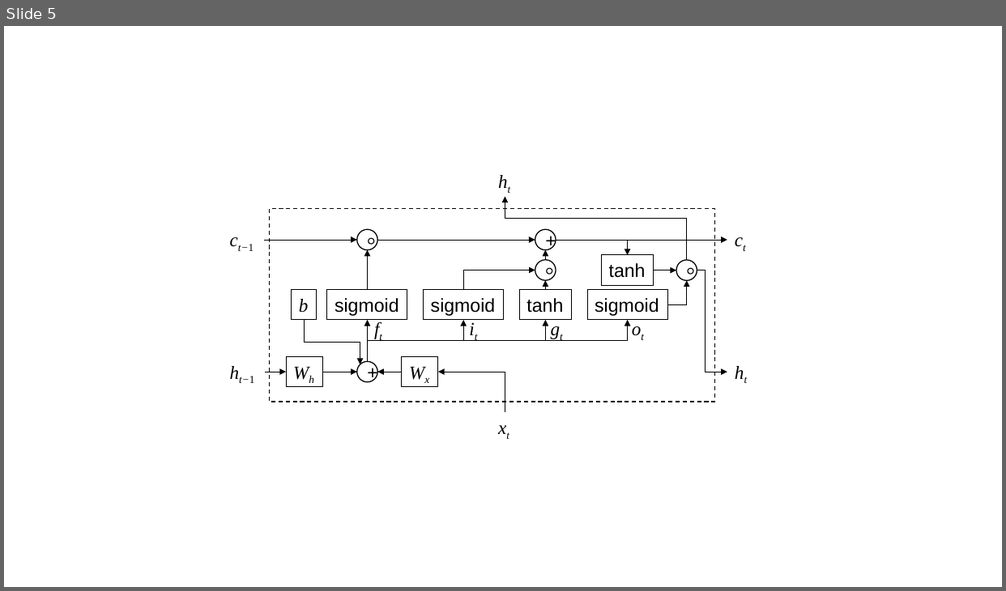
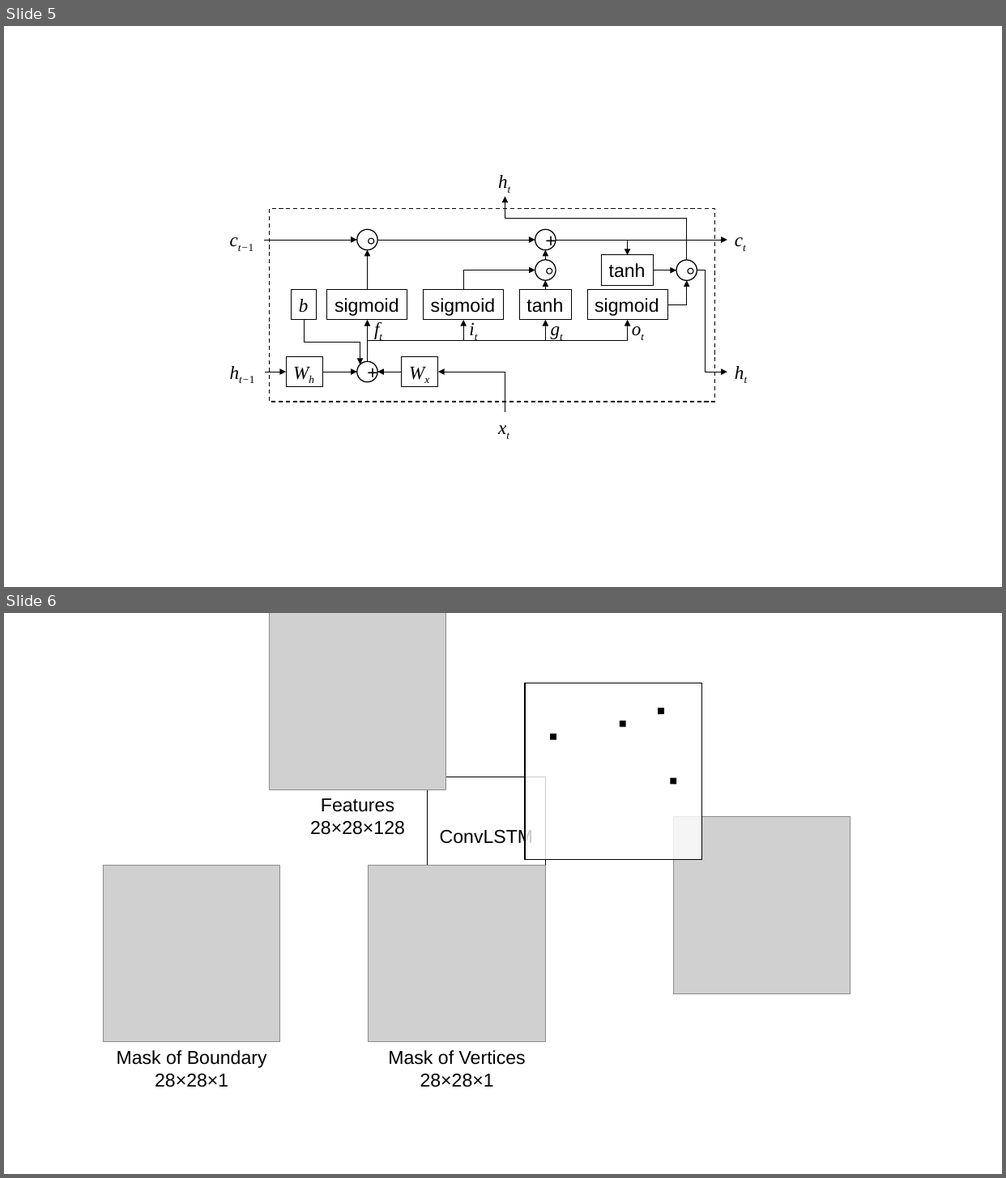
Before and after one commit to lizuoyue/ETH-Thesis, a slide deck: ThesisLaTeX/fig.pptx. Shown one above the other, each under a label of ours: slide 5 before the commit, slides 5 and 6 after it. The pictures are 1006x591 and 1006x1178 pixels, drawn with LibreOffice and Linux fonts; fonts in the diff are those of the drawing; grey boxes stand for pictures. Boxes give left, top, right and bottom in pixels: in the first picture for what was removed or moved away, otherwise in the second. Text is boxed around its words. In the diff, an @@ line names an element or a change of style, - is before the commit and + after.

```diff
--- a/ThesisLaTeX/fig.pptx
+++ b/ThesisLaTeX/fig.pptx
@@ slide 6 added at (4, 613, 1002, 1174), background #FFFFFF @@
@@ picture added at (269, 613, 445, 790) @@
@@ rectangle added at (428, 777, 545, 895), outline #000000 1 pt, 18 pt, text #000000 @@
+ConvLSTM
@@ group added at (525, 683, 701, 860): 5 rectangles @@
@@ text added at (310, 798, 405, 835), 18 pt, text #000000 @@
+Features
+28×28×128
@@ picture added at (673, 817, 850, 994) @@
@@ picture added at (104, 865, 280, 1042) @@
@@ picture added at (368, 865, 545, 1042) @@
@@ text added at (117, 1050, 267, 1088), 18 pt, text #000000 @@
+Mask of Boundary
+28×28×1
@@ text added at (388, 1050, 526, 1088), 18 pt, text #000000 @@
+Mask of Vertices
+28×28×1
```
Also in this commit, not shown: 2 other files.
